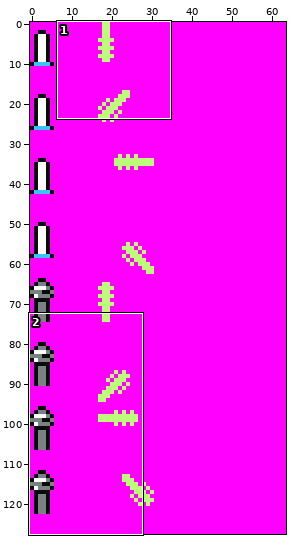
Sprite sheet, stored at Lonely Demon Hunter/Lonely Demon HunterContent/mace.png. Above: a wide view before the commit, with the close-up outlined.
Close-up. As it was:
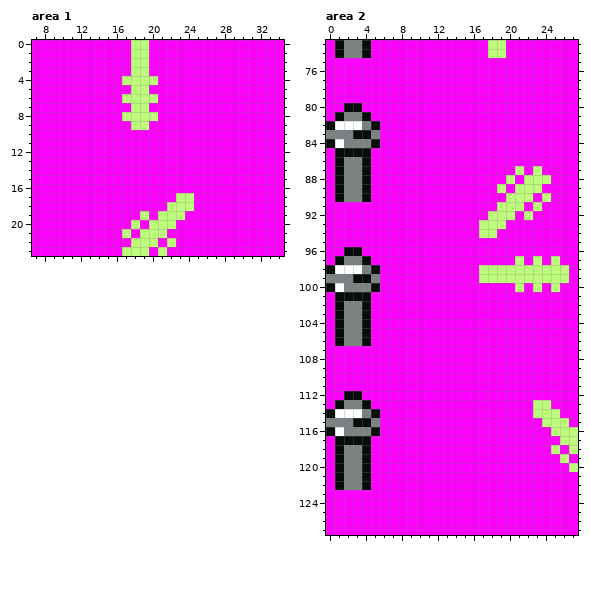
The file is 64x128 pixels. Shown: area 1: x 7..34, y 0..23; area 2: x 0..27, y 73..127.
And afterwards:
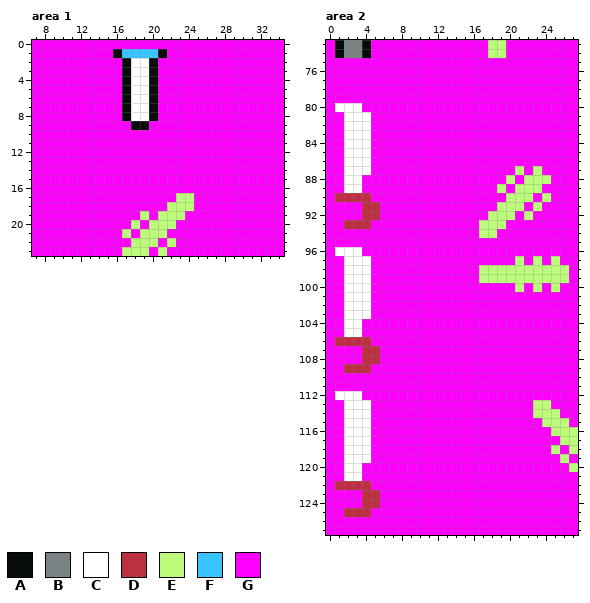
Palette (. is transparent): A #080c08  B #7b8284  C #ffffff  D #bd3042  E #bdfb7b  F #39c3ff  G #ff00ff
Difference:
Changed rows in their new state; - is an unchanged pixel.
Area 1:
first column x 16:
 0 --GG--
 1 AFFFFA
 2 -ACCA-
 3 -ACCA-
 4 -ACCA-
 5 -ACCA-
 6 -ACCA-
 7 -ACCA-
 8 -ACCA-
 9 --AA--
Area 2:
first column x 0:
 80 -CCC--
 81 -GCCC-
 82 GG--CG
 83 GGCCCG
 84 GGCCCG
 85 -GCCC-
 86 -GCCC-
 87 -GCCC-
 88 -GCCG-
 89 -GCCG-
 90 -DDDD-
 91 ----DD
 92 ----DD
 93 --DDD-
 96 -CCC--
 97 -GCCC-
 98 GG--CG
 99 GGCCCG
100 GGCCCG
101 -GCCC-
102 -GCCC-
103 -GCCC-
104 -GCCG-
105 -GCCG-
106 -DDDD-
107 ----DD
108 ----DD
109 --DDD-
112 -CCC--
113 -GCCC-
114 GG--CG
115 GGCCCG
116 GGCCCG
117 -GCCC-
118 -GCCC-
119 -GCCC-
120 -GCCG-
121 -GCCG-
122 -DDDD-
123 ----DD
124 ----DD
125 --DDD-
